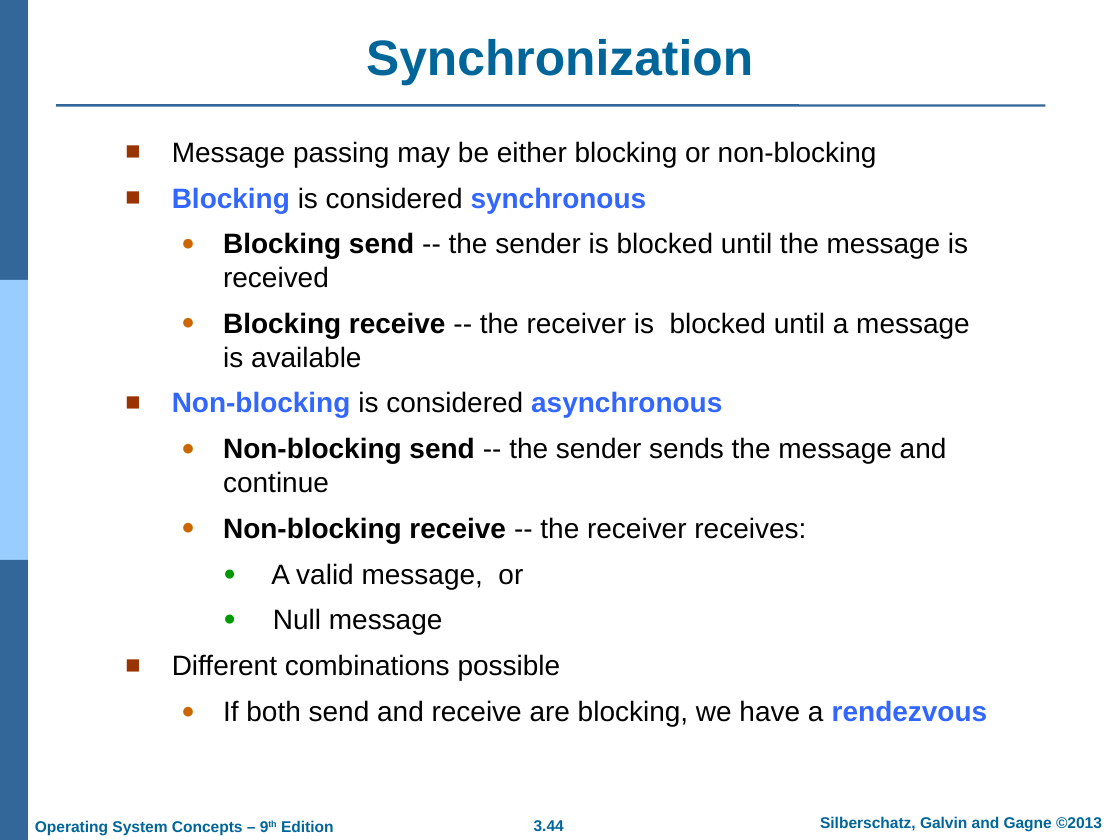
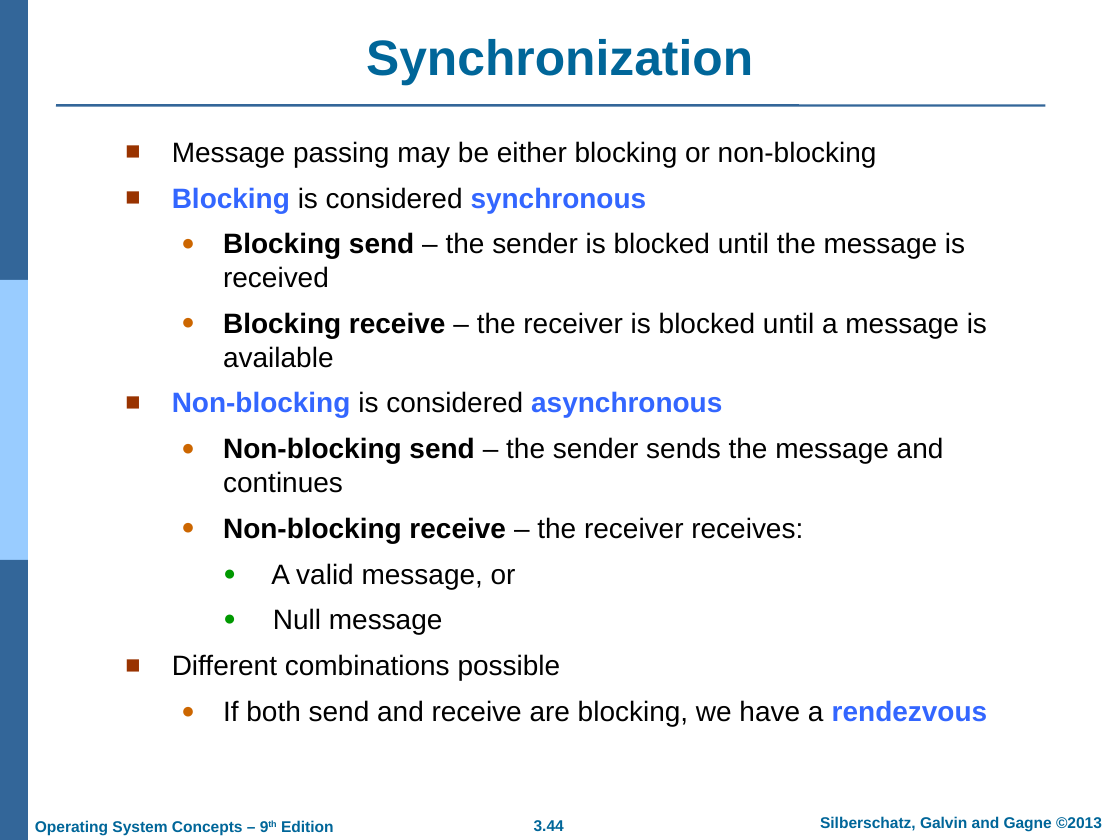
Before and after one commit to GeneralNitin/S4, a slide deck: slide 44 of S4/03. OS/PPTs/PPT-dir/03. Processes.ppt. Drawn at 1120x840 pixels with LibreOffice and Linux fonts; fonts in the diff are those of the drawing; background and template pictures are left out. Boxes give left, top, right and bottom in pixels: in the first picture for what was removed or moved away, otherwise in the second. Text is boxed around its words. In the diff, an @@ line names an element or a change of style, - is before the commit and + after.

```diff
--- a/S4/03. OS/PPTs/PPT-dir/03. Processes.ppt
+++ b/S4/03. OS/PPTs/PPT-dir/03. Processes.ppt
@@ text at box(223, 232, 987, 368): text changed @@
-  ● Blocking send -- the sender is blocked until the message is received
-  ● Blocking receive -- the receiver is blocked until a message is available
+  ● Blocking send – the sender is blocked until the message is received
+  ● Blocking receive – the receiver is blocked until a message is available
@@ text at box(223, 437, 944, 543): text changed @@
-  ● Non-blocking send -- the sender sends the message and continue
-  ● Non-blocking receive -- the receiver receives:
+  ● Non-blocking send – the sender sends the message and continues
+  ● Non-blocking receive – the receiver receives:
```
Also in this commit, not shown: 15 other slides changed.
